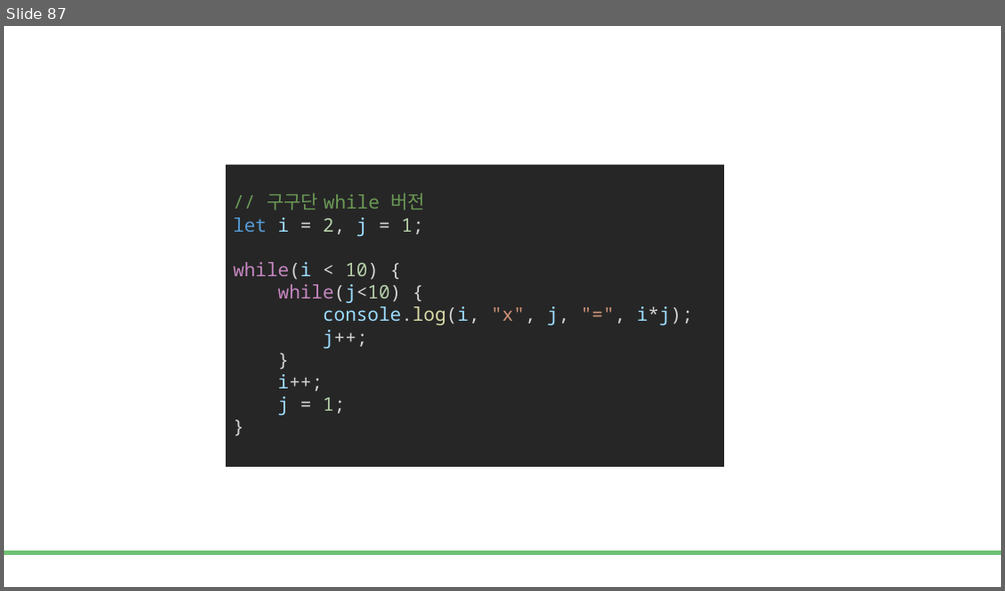
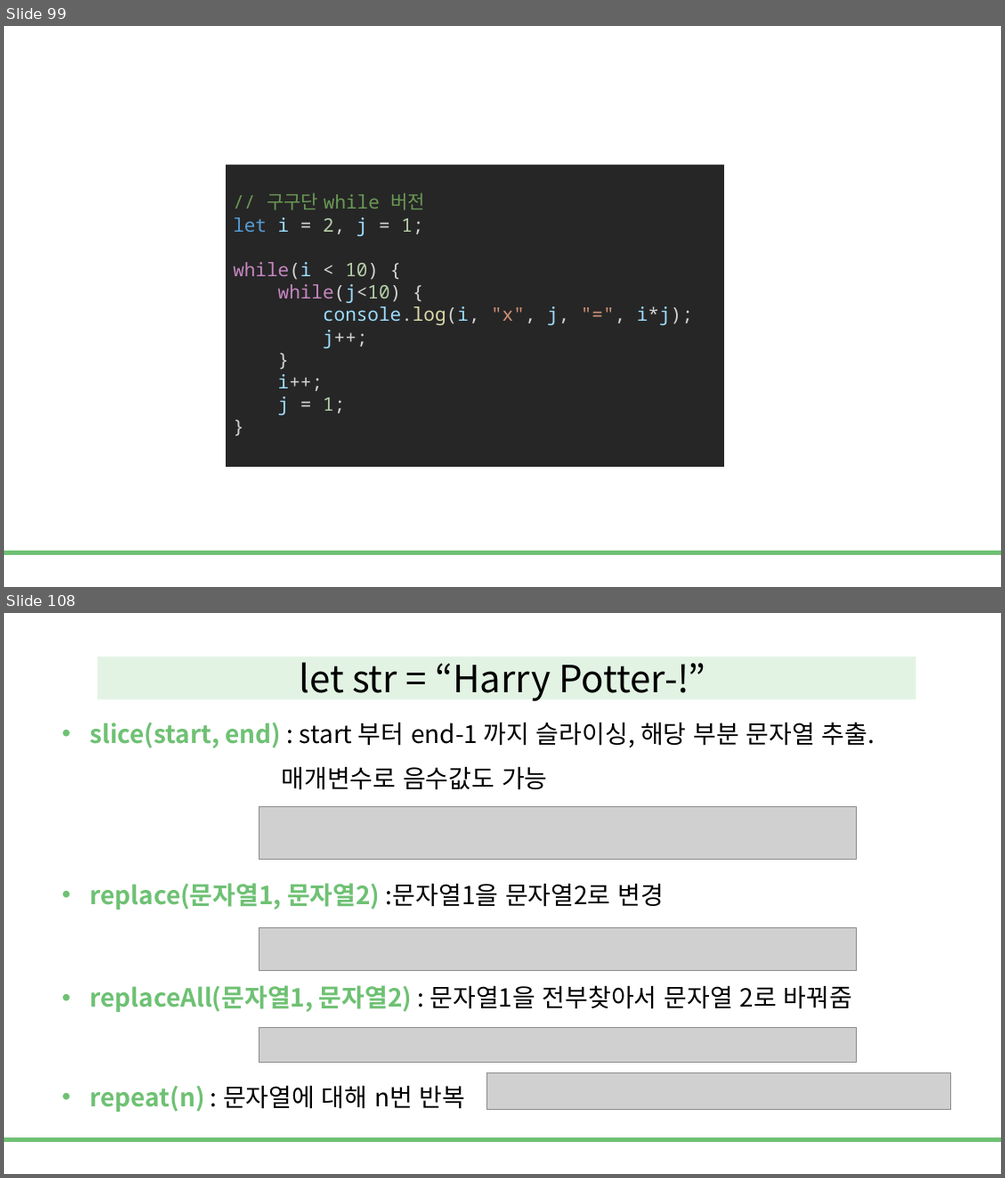
Before and after one commit to DevDamon0527/SeSAC_Yeongdeungpo_Campus_6th, a slide deck: material/[SeSAC_YDP_6] 04-1_Javascript.pptx. Shown one above the other, each under a label of ours: slide 87 before the commit, slides 99 and 108 after it; the slides between them are not shown. The pictures are 1005x591 and 1005x1178 pixels, drawn with LibreOffice and Linux fonts; fonts in the diff are those of the drawing; grey boxes stand for pictures; background and template pictures are left out. Boxes give left, top, right and bottom in pixels: in the first picture for what was removed or moved away, otherwise in the second. Text is boxed around its words. In the diff, an @@ line names an element or a change of style, - is before the commit and + after.

```diff
--- a/material/[SeSAC_YDP_6] 04-1_Javascript.pptx
+++ b/material/[SeSAC_YDP_6] 04-1_Javascript.pptx
@@ slide 108 added at box(4, 613, 1001, 1174), background #FFFFFF; not listed: 1 template element that a slide beside it also shows @@
@@ rectangle added at box(97, 657, 915, 699), fill #E2F3E3, 36 pt, text #000000 @@
+let str = “Harry Potter-!”
@@ text added at box(90, 722, 874, 1111), 24 pt, text #000000 @@
+• slice(start, end) : start 부터 end-1 까지 슬라이싱, 해당 부분 문자열 추출.
+매개변수로 음수값도 가능
+• replace(문자열1, 문자열2) :문자열1을 문자열2로 변경
+• replaceAll(문자열1, 문자열2) : 문자열1을 전부찾아서 문자열 2로 바꿔줌
+• repeat(n) : 문자열에 대해 n번 반복
@@ picture added at box(259, 807, 856, 859) @@
@@ picture added at box(259, 928, 856, 971) @@
@@ picture added at box(259, 1028, 856, 1062) @@
@@ picture added at box(486, 1073, 950, 1110) @@
@@ what was slide 87 is now slide 99 @@
```
Also in this commit, not shown: 90 slides changed, 15 other slides added, 3 slides removed, 16 other files.
